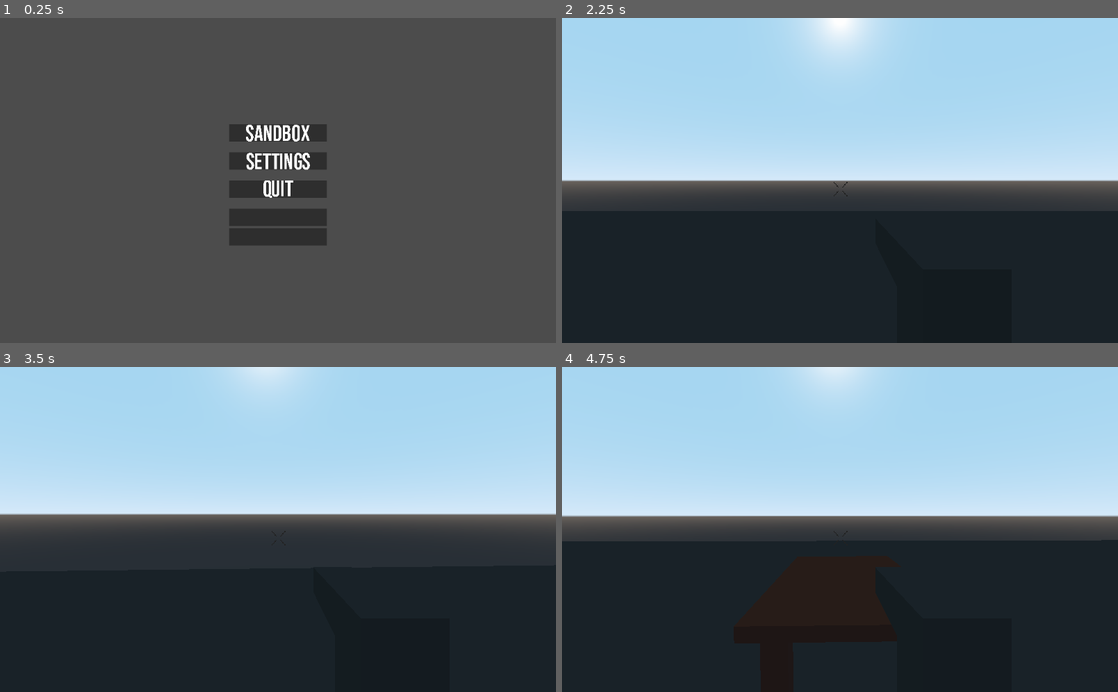
Above: before the commit, frames 1-4 (two rows, left to right).
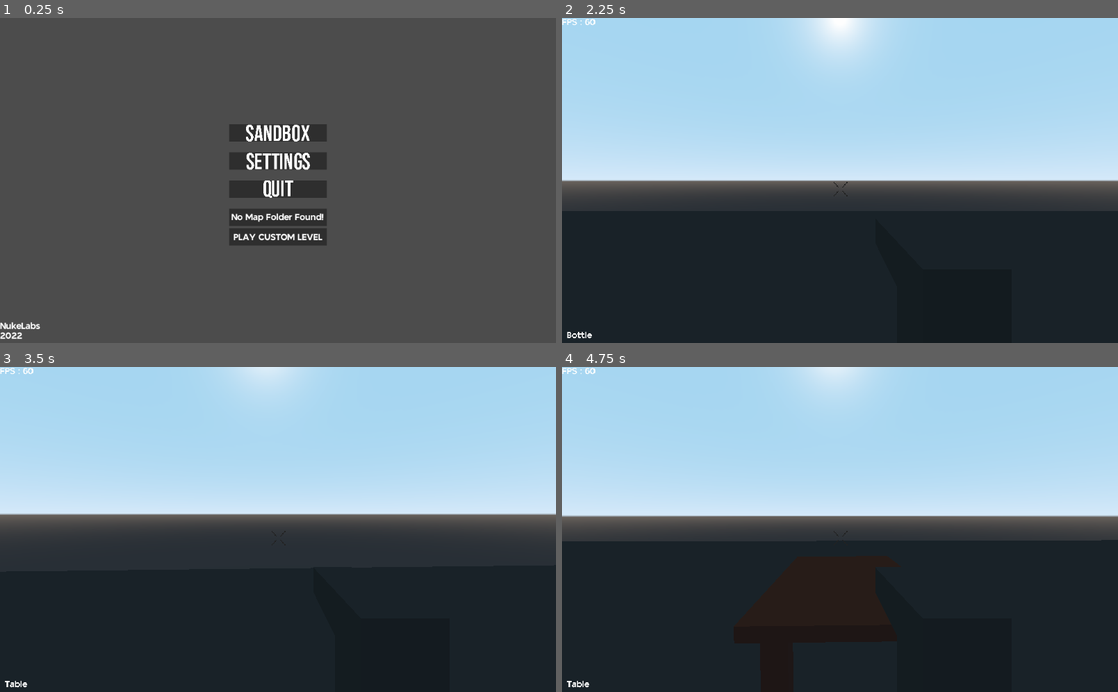
Above: after the commit, the same moments.

Repository: marrow-Dev/PhysicsGame-Godot
Game: Godot game, scene res://Menus/MainMenu.tscn
Two runs of this game, one before a commit and one after it. Both use one fixed random seed, a clock stepped at 60 frames per second and the inputs below.
Inputs (mouse positions are in pixels of both pictures, inside the frame that each line leads up to):
- Up to frame 1 (0.25 s): no input
- Up to frame 2 (2.25 s): click "PLAY CUSTOM LEVEL" at 0.5 s; click "PLAY CUSTOM LEVEL" at 1.25 s; click (840, 138) at 2 s
- Up to frame 3 (3.5 s): tap Enter at 2.75 s; move the mouse to (305, 529) at 2.77 s; hold E (itemSelectionUp) from 2.78 s (still down); hold Right mouse button (grabAim) from 2.78 s (still down); tap Space (jump) at 3.02 s
- Up to frame 4 (4.75 s): keep holding E (itemSelectionUp); tap Space (jump) at 3.5, 3.77 s; move the mouse to (812, 529) at 3.52 s; release Right mouse button (grabAim) at 3.53 s; click (812, 529) at 3.6 s; move the mouse to (851, 523) at 4.27 s; hold F (spawnBottle) from 4.28 s (still down)

The runs differ from the first frame. In frame 1, 0.6% of the frame differs, in the area x 0-59%, y 60-99%; in frame 2, 0.1%; in frame 3, 0.1%; in frame 4, 0.1%.

Commit message:
Second batch of new files

Diff:
--- a/project.godot
+++ b/project.godot
@@ -14,6 +14,7 @@
 run/main_scene="res://Menus/MainMenu.tscn"
 boot_splash/image="res://projectPhysusLogo.png"
 config/icon="res://projectPhysusLogo.png"
+config/windows_native_icon="res://projectPhysusLogo.ico"
 
 [autoload]
 
Binary file added: TangoSans.ttf
Binary file changed: projectPhysusLogo.ico
